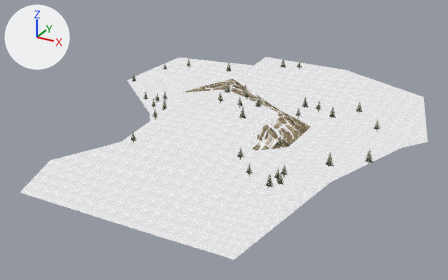
Two versions of the glTF model static/models/bormio.glb, one commit apart.
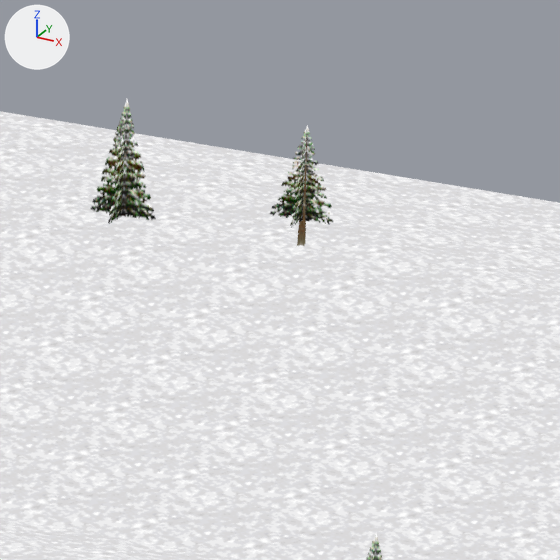
The first picture shows the older version from a 50 mm lens placed at (9.77, -17.5, 8.89), pointed at (0.16, -0.03, 0.16). The close-ups show the older and then the newer version on the part from 61% to 72% of the width and 17% to 35% of the height of that picture. Only the edits that show in the close-ups are written down. The axes (+X, +Y, +Z) are drawn at upper left. The lights are the same throughout. Where no turn or scale is listed for an object, it has been applied to the vertices.

Names of what the first close-up shows: '&52STREE.DAT_SNOTREE1.MAT_0.015', '&53STREE.DAT_SNOTREE2.MAT_0.018', '&53STREE.DAT_SNOTRUNK.MAT_0.018', '2 15_5SNOW64.MAT_0', '3 14_5SNOW64.MAT_0', '3 15_5SNOW64.MAT_0' and 1 more.
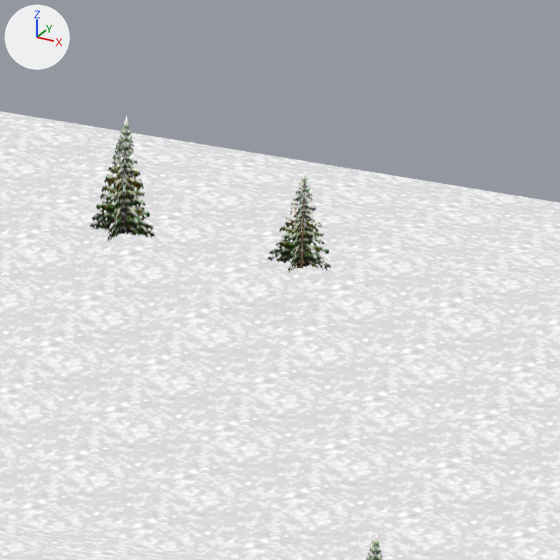
Boxes (x1, y1, x2, y2) around the edits, measured in the close-ups (560 x 560 px):
'&52STREE.DAT_SNOTREE1.MAT_0.015', moved: before (90, 99, 156, 224); after (90, 116, 155, 241)
'&53STREE.DAT_SNOTREE2.MAT_0.018', moved: before (270, 125, 333, 228); after (267, 172, 331, 273)
'&53STREE.DAT_SNOTRUNK.MAT_0.018', moved: before (297, 141, 307, 246); after (297, 180, 305, 269)

Diff of the bpy script that builds the scene:
```diff
--- a/static/models/bormio.glb.py
+++ b/static/models/bormio.glb.py
@@ ob_52stree_dat_snotree1_mat_0_015 @@
 ob_52stree_dat_snotree1_mat_0_015 = bpy.data.objects.new('&52STREE.DAT_SNOTREE1.MAT_0.015', me_52stree_dat_snotree1_mat_0_015)
-ob_52stree_dat_snotree1_mat_0_015.location = (0.101, 5.086, 1.423)
+ob_52stree_dat_snotree1_mat_0_015.location = (0.101, 5.086, 1.357)
@@ ob_53stree_dat_snotree2_mat_0_018 @@
 ob_53stree_dat_snotree2_mat_0_018 = bpy.data.objects.new('&53STREE.DAT_SNOTREE2.MAT_0.018', me_53stree_dat_snotree2_mat_0_018)
-ob_53stree_dat_snotree2_mat_0_018.location = (0.823, 5.035, 1.432)
+ob_53stree_dat_snotree2_mat_0_018.location = (0.823, 5.035, 1.262)
@@ ob_53stree_dat_snotrunk_mat_0_018 @@
 ob_53stree_dat_snotrunk_mat_0_018 = bpy.data.objects.new('&53STREE.DAT_SNOTRUNK.MAT_0.018', me_53stree_dat_snotrunk_mat_0_018)
-ob_53stree_dat_snotrunk_mat_0_018.location = (0.823, 5.035, 1.432)
+ob_53stree_dat_snotrunk_mat_0_018.location = (0.823, 5.035, 1.262)
```
